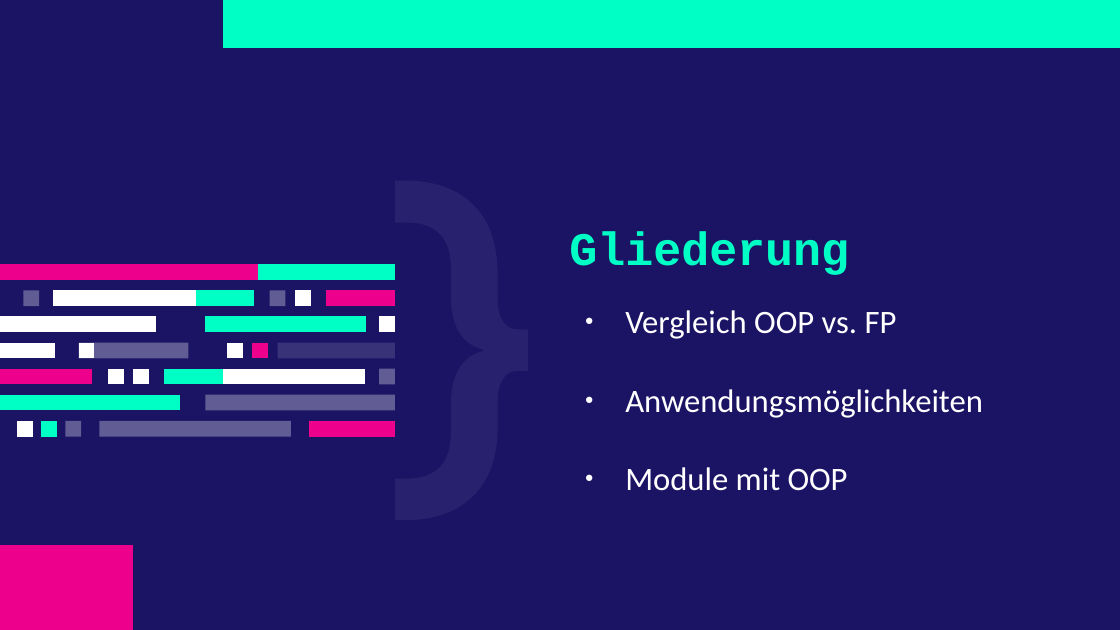
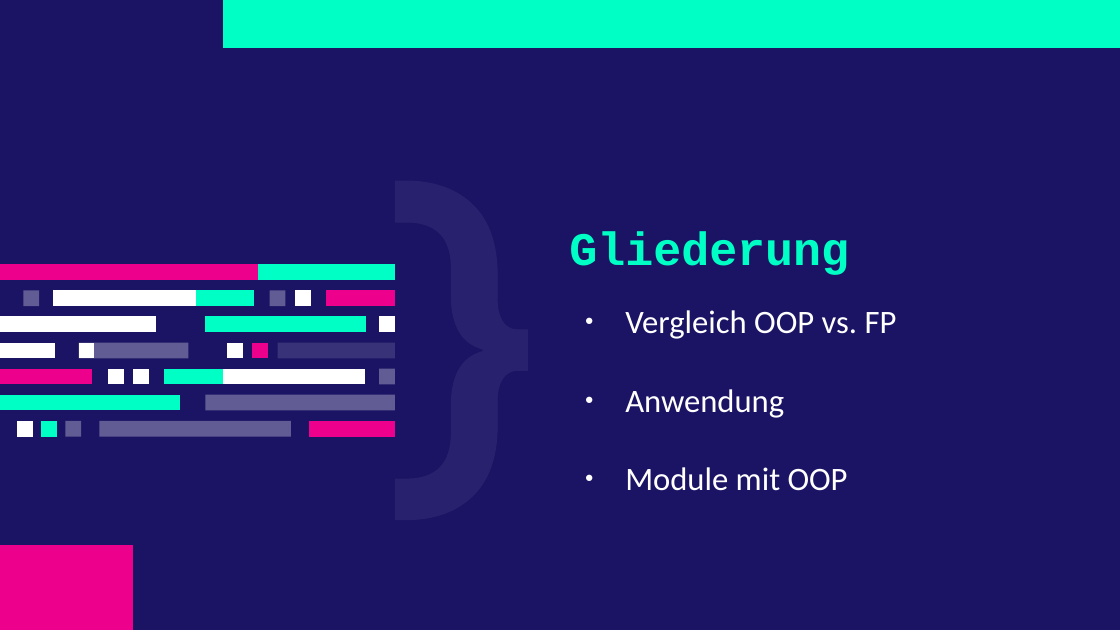
Before and after one commit to F4bianKoch/OPP_Analyse_Einsatzmoeglichkeiten, a slide deck: slide 3 of OOP_Analyse_und_Einstatzmöglichkeiten.odp. Drawn at 1120x630 pixels with LibreOffice and Linux fonts; fonts in the diff are those of the drawing. Boxes give left, top, right and bottom in pixels: in the first picture for what was removed or moved away, otherwise in the second. Text is boxed around its words. In the diff, an @@ line names an element or a change of style, - is before the commit and + after.

```diff
--- a/OOP_Analyse_und_Einstatzmöglichkeiten.odp
+++ b/OOP_Analyse_und_Einstatzmöglichkeiten.odp
@@ text at (x1=625, y1=389, x2=784, y2=418): text changed @@
-● Anwendungsmöglichkeiten
+● Anwendung
```
Also in this commit, not shown: 2 other slides changed, 12 slides added, 2 slides removed, 5 other files.
